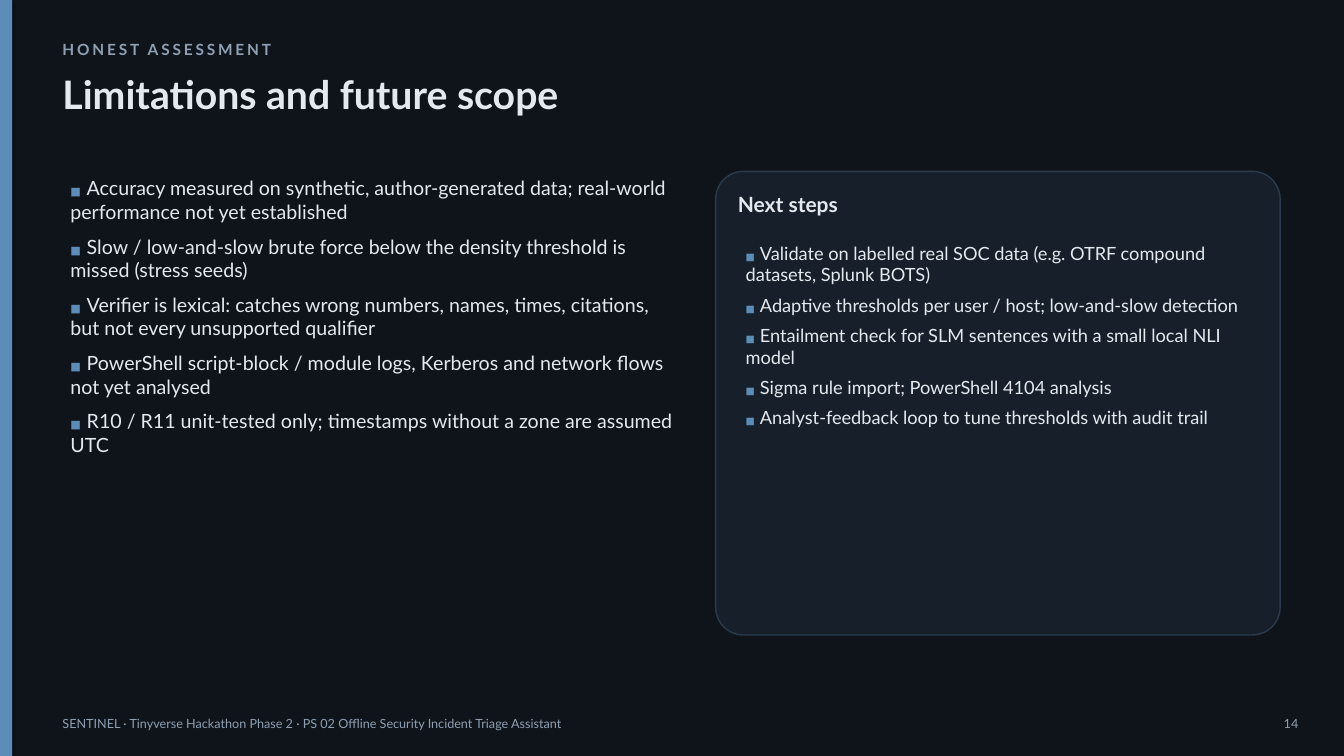
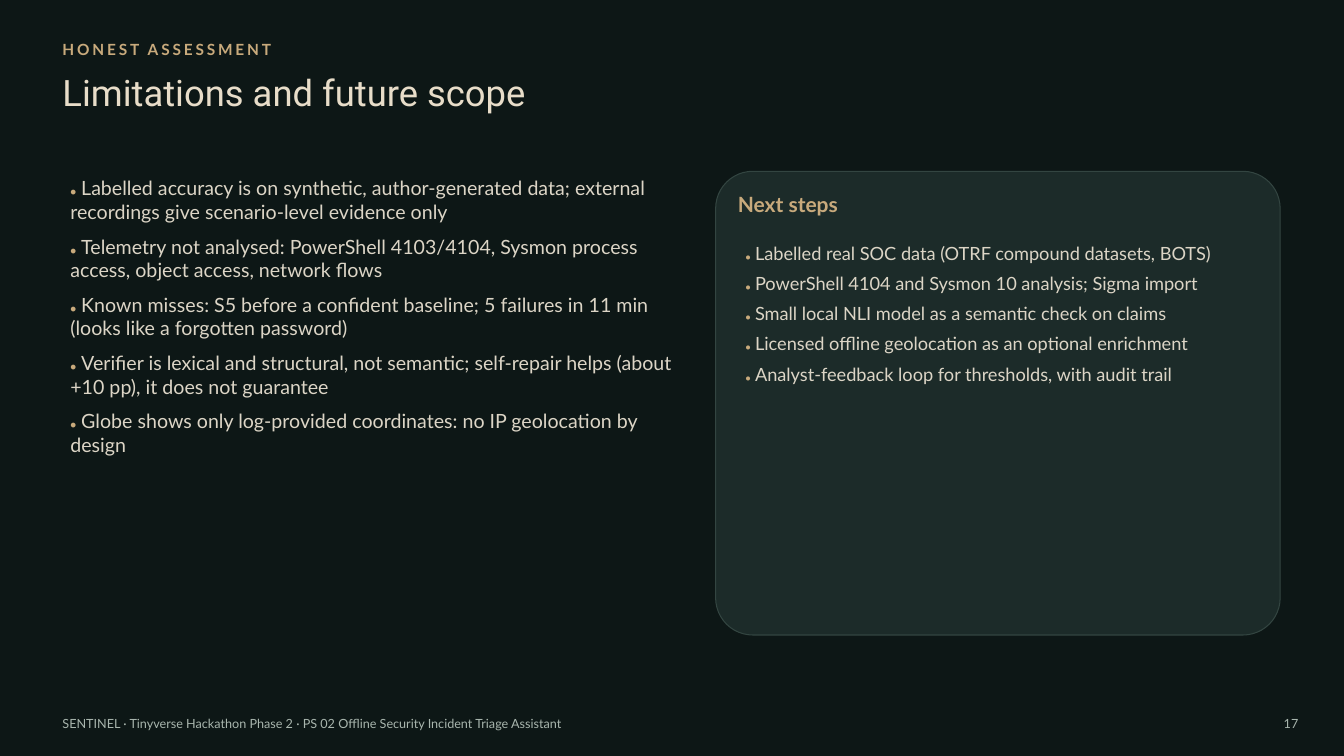
Before and after one commit to dakshitha0705/SENTINEL, a slide deck: slide 17 of presentation/SENTINEL_Tinyverse_PS02.pptx (slide 14 before the commit). Drawn at 1344x756 pixels with LibreOffice and Linux fonts; fonts in the diff are those of the drawing. Boxes give left, top, right and bottom in pixels: in the first picture for what was removed or moved away, otherwise in the second. Text is boxed around its words. In the diff, an @@ line names an element or a change of style, - is before the commit and + after.

```diff
--- a/presentation/SENTINEL_Tinyverse_PS02.pptx
+++ b/presentation/SENTINEL_Tinyverse_PS02.pptx
@@ background #0F141A to #0D1716 @@
@@ rectangle removed at [0, 0, 12, 756] @@
@@ text "HONEST ASSESSMENT" at [62, 43, 271, 55]: text colour #8FA0B3 to #C8AA7C @@
@@ text "Limitations and future scope" at [62, 78, 525, 114]: size 28 to 26 pt, font Lato to Roboto, text colour #E3E9EF to #E8DDC9, bold off @@
@@ rounded rectangle at [716, 171, 1280, 635]: fill #17202A to #1C2B29; outline #2B3B4D 1 pt to #334541 0.75 pt; proportions changed @@
@@ text at [70, 180, 672, 456]: text changed; text colour #E3E9EF to #DCD5C6 @@
-■ Accuracy measured on synthetic, author-generated data; real-world performance not yet established
-■ Slow / low-and-slow brute force below the density threshold is missed (stress seeds)
-■ Verifier is lexical: catches wrong numbers, names, times, citations, but not every unsupported qualifier
-■ PowerShell script-block / module logs, Kerberos and network flows not yet analysed
-■ R10 / R11 unit-tested only; timestamps without a zone are assumed UTC
+● Labelled accuracy is on synthetic, author-generated data; external recordings give scenario-level evidence only
+● Telemetry not analysed: PowerShell 4103/4104, Sysmon process access, object access, network flows
+● Known misses: S5 before a confident baseline; 5 failures in 11 min (looks like a forgotten password)
+● Verifier is lexical and structural, not semantic; self-repair helps (about +10 pp), it does not guarantee
+● Globe shows only log-provided coordinates: no IP geolocation by design
@@ text "Next steps" at [738, 197, 838, 216]: text colour #E3E9EF to #C8AA7C @@
@@ text at [755, 246, 1211, 384]: text changed; text colour #E3E9EF to #DCD5C6 @@
-■ Validate on labelled real SOC data (e.g. OTRF compound datasets, Splunk BOTS)
-■ Adaptive thresholds per user / host; low-and-slow detection
-■ Entailment check for SLM sentences with a small local NLI model
-■ Sigma rule import; PowerShell 4104 analysis
-■ Analyst-feedback loop to tune thresholds with audit trail
+● Labelled real SOC data (OTRF compound datasets, BOTS)
+● PowerShell 4104 and Sysmon 10 analysis; Sigma import
+● Small local NLI model as a semantic check on claims
+● Licensed offline geolocation as an optional enrichment
+● Analyst-feedback loop for thresholds, with audit trail
@@ text "SENTINEL · Tinyverse Hackathon Phase ..." at [62, 718, 561, 731]: text colour #8FA0B3 to #A9B6AE @@
@@ text at [1284, 719, 1299, 728]: text changed; text colour #8FA0B3 to #A9B6AE @@
-14
+17
```
Also in this commit, not shown: 9 other slides changed, 8 slides added, 5 slides removed, 36 other files.
